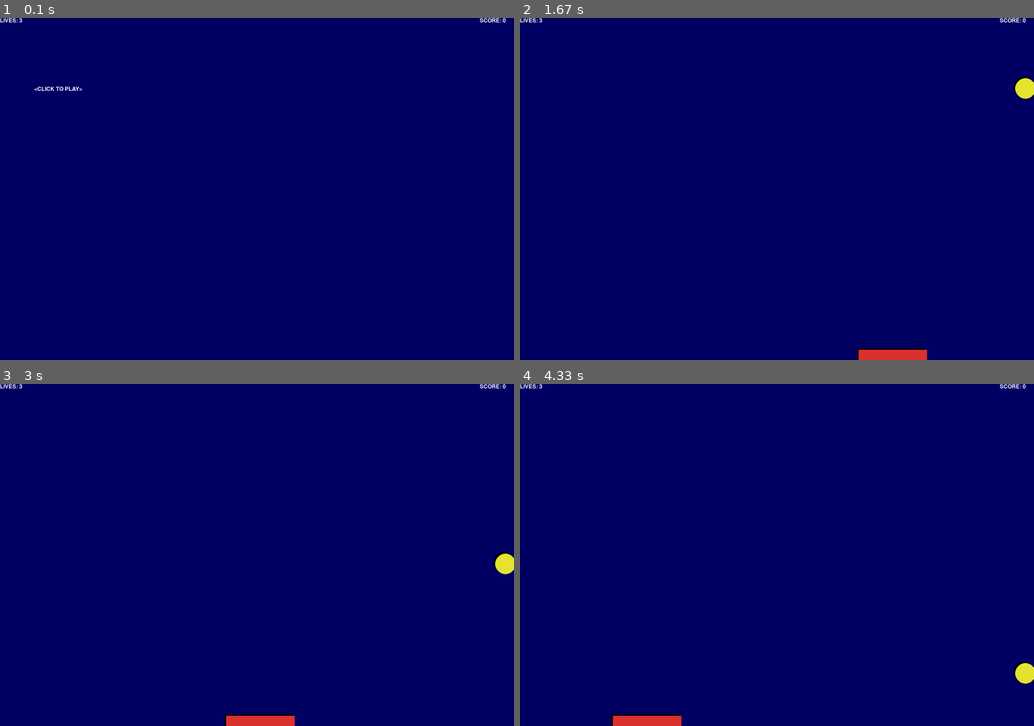
Above: before the commit, frames 1-4 (two rows, left to right).
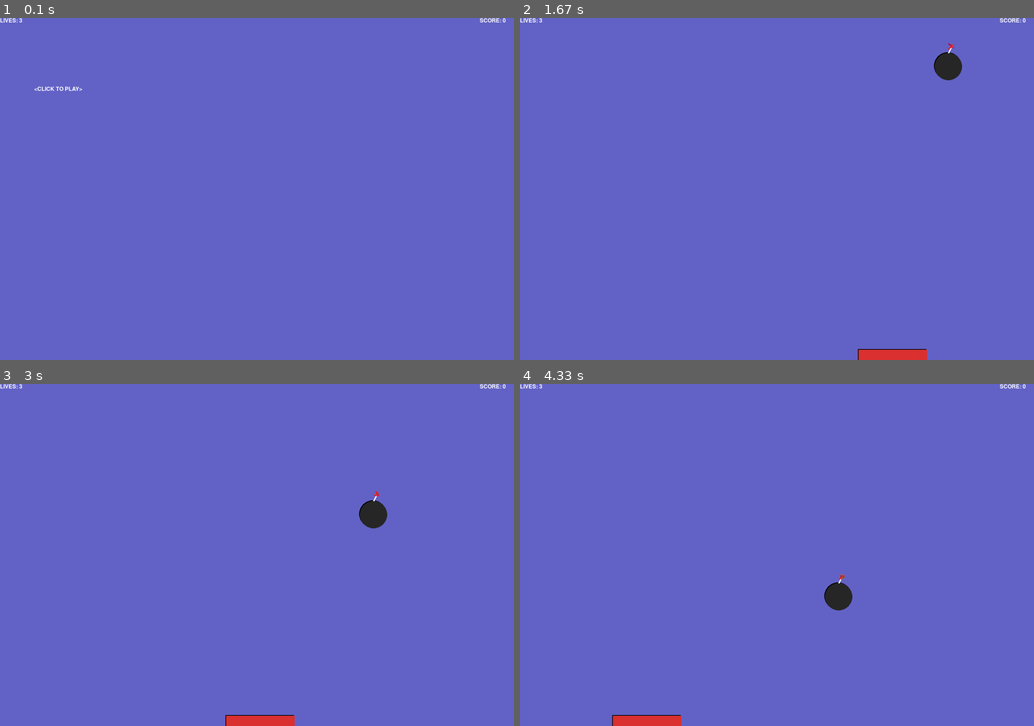
Above: after the commit, the same moments.

Repository: DeepNoceans/PythonPrograms
Game: pygame game, started from Pygame!/L3Cs/bombcatcher.py
Same seed, same stepped clock (60 frames per second), same inputs: the game is played once before the commit and once after it.
Inputs (mouse positions are in pixels of both pictures, inside the frame that each line leads up to):
- Up to frame 1 (0.1 s): no input
- Up to frame 2 (1.67 s): press the mouse at (653, 192) at 0.37 s; move the mouse to (741, 230) at 0.47 s; release the mouse at (828, 264) at 0.6 s; press the mouse at (653, 192) at 0.7 s; move the mouse to (627, 147) at 0.8 s; release the mouse at (602, 106) at 0.93 s; press the mouse at (653, 192) at 1.03 s; move the mouse to (633, 158) at 1.13 s; release the mouse at (612, 124) at 1.27 s; press the mouse at (653, 192) at 1.37 s; move the mouse to (756, 178) at 1.47 s; release the mouse at (859, 168) at 1.6 s
- Up to frame 3 (3 s): press the mouse at (133, 558) at 1.7 s; move the mouse to (195, 619) at 1.8 s; release the mouse at (262, 681) at 1.93 s; press the mouse at (133, 558) at 2.03 s; move the mouse to (221, 503) at 2.13 s; release the mouse at (313, 452) at 2.27 s; press the mouse at (133, 558) at 2.37 s; move the mouse to (210, 599) at 2.47 s; release the mouse at (292, 640) at 2.6 s; press the mouse at (133, 558) at 2.7 s; move the mouse to (179, 503) at 2.8 s; release the mouse at (226, 452) at 2.93 s
- Up to frame 4 (4.33 s): press the mouse at (653, 558) at 3.03 s; move the mouse to (735, 527) at 3.13 s; release the mouse at (823, 496) at 3.27 s; press the mouse at (653, 558) at 3.37 s; move the mouse to (720, 613) at 3.47 s; release the mouse at (787, 671) at 3.6 s; press the mouse at (653, 558) at 3.7 s; move the mouse to (627, 613) at 3.8 s; release the mouse at (597, 667) at 3.93 s; press the mouse at (653, 558) at 4.03 s; move the mouse to (633, 575) at 4.13 s; release the mouse at (612, 589) at 4.27 s

The runs differ from the first frame. In frame 1, 100% of the frame differs, in the area x 0-100%, y 0-100%; in frame 2, 100%; in frame 3, 100%; in frame 4, 100%.

Commit message:
DVX
VSDVSDV

Diff:
--- a/Pygame!/L3Cs/bombcatcher.py
+++ b/Pygame!/L3Cs/bombcatcher.py
@@ -12,7 +12,6 @@
 mixer.music.load("boom.wav")
 
 # Setting the volume
-mixer.music.set_volume(20)
 
 # Start playing the song
 
@@ -27,10 +26,13 @@
 pygame.display.set_caption("Bomb Catching Game")
 font1 = pygame.font.Font(None, 24)
 pygame.mouse.set_visible(False)
+pygame.event.set_grab(True)
+
 white = 255, 255, 255
 red = 220, 50, 50
 yellow = 230, 230, 50
 black = 0, 0, 0
+gray = 40, 40, 40
 
 lives = 3
 score = 0
@@ -41,10 +43,11 @@
 pos_x = 300
 pos_y = 970
 
-bomb_x = random.randint(0, 1500)
+bomb_x = random.randint(100, 1400)
 bomb_y = -50
-vel_y = 4
+vel_y = 3
 
+vel_x = random.randint(-3, 3)
 #repeating loop
 while True:
     for event in pygame.event.get():
@@ -63,7 +66,7 @@
     if keys[K_ESCAPE]:
         sys.exit()
 
-    screen.fill((0, 0, 100))
+    screen.fill((100, 100, 200))
 
     if game_over:
         print_text(font1, 100, 200, "<CLICK TO PLAY>")
@@ -71,34 +74,80 @@
         #move the bomb
         bomb_y += vel_y
 
+        bomb_x += vel_x
+
+        if bomb_x > 1470 or bomb_x < 30:
+            vel_x = -vel_x
+
+
         #has the player missed the bomb?
         if bomb_y > 1000:
-            bomb_x = random.randint(0, 1450)
+            bomb_x = random.randint(100, 1400)
             bomb_y = -50
             lives -= 1
             if lives == 0:
                 game_over = True
             mixer.music.play()
+            vel_x = random.randint(-3, 3)
+
 
         #see if player has caught the bomb
         elif bomb_y > pos_y:
             if bomb_x > pos_x and bomb_x < pos_x + 200:
                 score += 10
-                bomb_x = random.randint(0, 1450)
+                bomb_x = random.randint(100, 1400)
                 bomb_y = -50
+                vel_x = random.randint(-3, 3)
 
         #draw the bomb
-        pygame.draw.circle(screen, black, (bomb_x-4, int(bomb_y)-4), 30, 0)
-        pygame.draw.circle(screen, yellow, (bomb_x, int(bomb_y)), 30, 0)
+        pygame.draw.circle(screen, black, (bomb_x-2, int(bomb_y)-2), 40, 0)
+        pygame.draw.circle(screen, gray, (bomb_x, int(bomb_y)), 40, 0)
 
-        #set basket position
+
+        fuse_pos1 = bomb_x, bomb_y - 40
+        fuse_pos2 = bomb_x + 10, bomb_y - 60
+
+
+        pygame.draw.line(screen, white, fuse_pos1, fuse_pos2, 4)
+
+
+
+
+        for i in range(0, 25):
+
+
+            color = random.randint(150, 255), random.randint(
+                0, 100), random.randint(0, 100),
+
+            spark_pos1 = fuse_pos2
+
+            spark_pos2 = bomb_x + 10 + random.randint(-5, 5), bomb_y - 60 + random.randint(-5, 5)
+
+            spark_width = 5
+
+            pygame.draw.line(screen, color, spark_pos1, spark_pos2, spark_width)
+
+        for i in range(0, 5):
+
+            color = random.randint(150, 255), random.randint(
+                0, 100), random.randint(0, 100),
+
+            spark_pos1 = fuse_pos2
+
+            spark_pos2 = bomb_x + 10 + random.randint(-10, 10), bomb_y - 60 + random.randint(-10, 10)
+
+            spark_width = 5
+
+            pygame.draw.line(screen, color, spark_pos1, spark_pos2, spark_width)
+            #set basket position
+
         pos_x = mouse_x
         if pos_x < 0:
             pos_x = 0
         elif pos_x > 1400:
             pos_x = 1400
         #draw basket
-        pygame.draw.rect(screen, black, (pos_x-4, pos_y-4, 200, 40), 0)
+        pygame.draw.rect(screen, black, (pos_x-2, pos_y-2, 200, 40), 0)
         pygame.draw.rect(screen, red, (pos_x, pos_y, 200, 40), 0)
 
     #print # of lives
